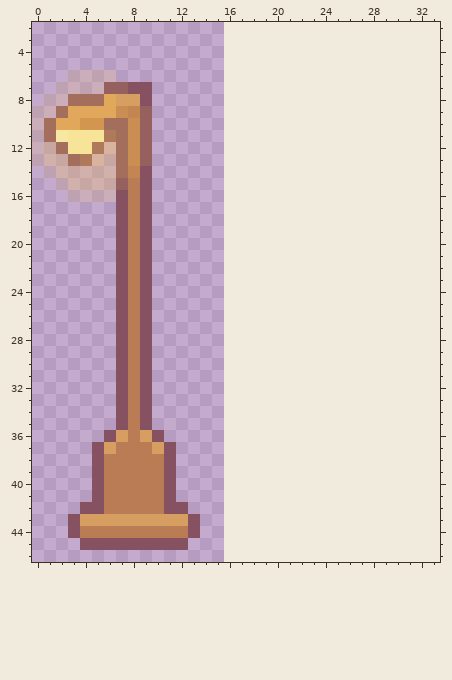
Two states of a pixel-art file, Tilesets/Objects.aseprite. The first picture shows the starting point.
16x48 pixels, 1 frame. Colours within 5 levels of each other are drawn and written as one. Shown: x 0..33, y 2..46. The old version is drawn lined up with the new one, on the new canvas.
And afterwards:
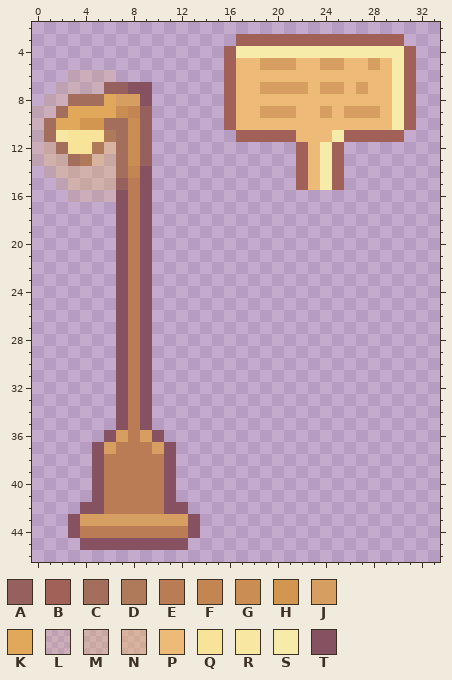
Palette (. is transparent): A #96605e  B #a16159  C #a36e5b  D #af7a59  E #ba7c54  F #c38653  G #cb8e52  H #d29651  J #d79e61  K #e1a85b  L #ffc84a21  M #ffc84a3e  N #ffc84a57  P #eeba77  Q #f7e498  R #f6e8a3  S #f7ebaa  T #865161
The exact change:
canvas 16x48 -> 96x96
@@ x 14..33 @@
  2 ....................
- 3 ....................
- 4 ....................
- 5 ....................
- 6 ....................
- 7 ....................
- 8 ....................
- 9 ....................
-10 ....................
-11 ....................
-12 ....................
-13 ....................
-14 ....................
-15 ....................
+ 3 ...BBBBBBBBBBBBBB...
+ 4 ..BSSSSSSSSSSSSSSB..
+ 5 ..BPPJJJPPJJPPJPSB..
+ 6 ..BPPPPPPPPPPPPPSB..
+ 7 ..BPPJJJJPJJPJPPSB..
+ 8 ..BPPPPPPPPPPPPPSB..
+ 9 ..BPPJJJPPJPJJJPSB..
+10 ..BPPPPPPPPPPPPPSB..
+11 ...BBBBBPPPSBBBBB...
+12 ........BPSB........
+13 ........BPSB........
+14 ........BPSB........
+15 ........BPSB........
 16 ....................
Changed places in both pictures, as pixel boxes (x1, y1, x2, y2):
added: (224, 34, 416, 190)
